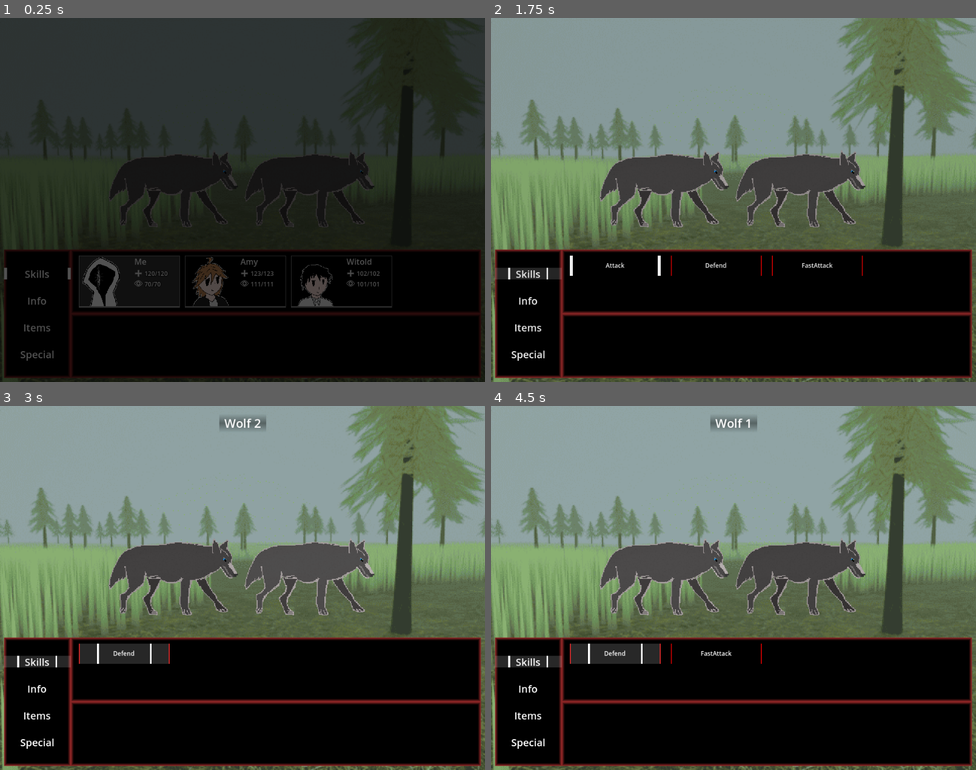
Above: before the commit, frames 1-4 (two rows, left to right).
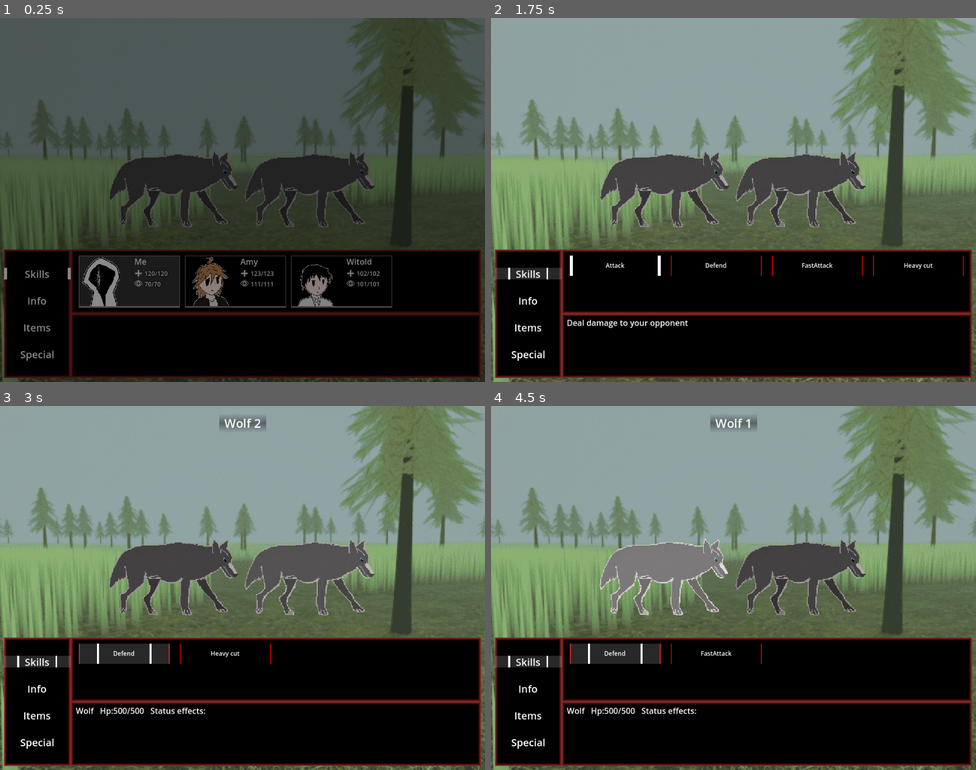
Above: after the commit, the same moments.

Repository: Herosege/PureKillRot
Game: Godot game, scene res://Scenes/fight_scene.tscn
The game is run twice, just before and just after one commit, with the same random seed, the same clock (stepped at 60 frames per second) and the same inputs. This scene is started directly instead of the project's main scene.
Inputs:
- Up to frame 1 (0.25 s): no input
- Up to frame 2 (1.75 s): hold Right (move_right) 0.53-1.28 s; tap Z (accept) at 0.6, 1.55 s; tap Enter at 1.25 s; hold X (back) from 1.28 s (still down); tap Shift (Sprint) at 1.35 s
- Up to frame 3 (3 s): tap Z (accept) at 2, 2.1, 2.75, 2.85 s; release X (back) at 2.03 s; hold Right (move_right) 2.03-2.78 s; hold Up (move_up) from 2.78 s (still down)
- Up to frame 4 (4.5 s): release Up (move_up) at 3.53 s; hold Shift (Sprint) 3.53-4.28 s; hold Left (move_left) from 3.53 s (still down); tap Z (accept) at 3.8, 4.25, 4.35 s

The runs differ from the first frame. In frame 1, 51% of the frame differs, in the area x 0-100%, y 0-100%; in frame 2, 0.3%; in frame 3, 0.3%; in frame 4, 3.3%.

Commit message:
Remade how ActionBuffer and similar things works in code and you can apply status effects with skills now

Diff:
--- /dev/null
+++ b/Resources/Customs/Templates/ActiveStatus.gd
@@ -0,0 +1,14 @@
+extends Resource
+class_name ActiveStatus
+
+var CStatus : int
+var Duration : int
+var Stacks : int
+
+func _init(a,b,c):
+	CStatus = a
+	Duration = b
+	Stacks = c
+
+func GetStatusStats():
+	return StatusDB.GetStatusEff(CStatus)
--- a/Resources/Customs/Templates/creature_base.gd
+++ b/Resources/Customs/Templates/creature_base.gd
@@ -1,5 +1,7 @@
 extends Resource
 class_name CreatureBase
+
+var ID : int = -1
 
 var Dead = false
 
@@ -17,22 +19,30 @@
 	set(val):
 		MentalHealth = clamp(val,0,MaxMentalHealth)
 
-var StatusEffects : Array = []
+var StatusEffects = []
 
 var Skills = []
 
 func AddEffect(EffectId:int,Duration:int,Stacks:int)->void:
-	var FindEff = StatusEffects.find(EffectId)
+	var FindEff = -1
+	for i in StatusEffects.size():
+		if StatusEffects[i].ID == EffectId:
+			FindEff = i
 
 	if FindEff>=0:
 		if StatusEffects[FindEff].Duration < Duration:
 			StatusEffects[FindEff].Duration = Duration
 		StatusEffects[FindEff].Stacks += Stacks
 		return
-	StatusEffects.append(EffectId)
+
+	var NActivStatus = StatusDB.GetStatusEffNew(EffectId)
+	StatusEffects.append(NActivStatus)
 
 func RemoveEffect(EffectId:int)->void:
-	var FindEff = StatusEffects.find(EffectId)
+	var FindEff = -1
+	for i in StatusEffects.size():
+		if StatusEffects[i].ID == EffectId:
+			FindEff = i
 	if FindEff>=0:
 		StatusEffects.remove_at(FindEff)
 
--- a/Resources/Customs/Templates/skill.gd
+++ b/Resources/Customs/Templates/skill.gd
@@ -1,5 +1,7 @@
 extends Resource
 class_name Skill
+
+var ID : int = -1
 
 var Name : String
 var Description : String
--- a/Resources/Customs/Templates/status.gd
+++ b/Resources/Customs/Templates/status.gd
@@ -1,19 +1,21 @@
 extends Resource
 class_name StatusEff
 
+var ID : int = -1
 var Name : String
 
-var Icon : CompressedTexture2D
+var Icon : String
 var Effect
 
 #in turns
 var Duration : int
-var Stacks : int
+var Stacks : int = 1
 
 func ActivateEffect(creature):
 	Effect.call(creature)
 
-func _init(a,b,c):
+func _init(a,b,c,d):
 	Name = a
 	Icon = b
-	Effect = c
+	Duration = c
+	Effect = d
--- a/Script/GlobalClasses/CharacterDatabase.gd
+++ b/Script/GlobalClasses/CharacterDatabase.gd
@@ -1,6 +1,11 @@
 extends Node
 
 @onready var ArrayChar = [Char_Me,Char_Amy,Char_Witold]
+
+func _ready():
+	for i in ArrayChar:
+		i.ID = ArrayChar.find(i)
+	pass
 
 func GetChar(ID:int)->Character:
 	return ArrayChar[ID]
@@ -34,7 +39,7 @@
 	load(IconsF + "Me.png"),
 	120.0,70.0,
 	10.0,10.0,
-	1.0,[0,1,2]
+	1.0,[0,1,2,3]
 	)
 
 var Char_Amy = Character.new(
@@ -42,7 +47,7 @@
 	load(IconsF + "Amy.png"),
 	123.0,111.0,
 	10.0,10.0,
-	1.0,[1]
+	1.0,[1,3]
 )
 
 var Char_Witold = Character.new(
--- a/Script/GlobalClasses/EnemyDatabase.gd
+++ b/Script/GlobalClasses/EnemyDatabase.gd
@@ -1,6 +1,11 @@
 extends Node
 
 @onready var EnemyArr = [Wolf]
+
+func _ready():
+	for i in EnemyArr:
+		i.ID = EnemyArr.find(i)
+	pass
 
 func GetEnemy(ID:int)->Enemy:
 	return EnemyArr[ID]
--- a/Script/GlobalClasses/Globals.gd
+++ b/Script/GlobalClasses/Globals.gd
@@ -13,6 +13,7 @@
 var LettersAtTime = 0.0
 
 var CurText = ""
+
 
 func ScrollText(Text,delta)->String:
 	var ValToRet = ""
@@ -33,4 +34,5 @@
 			TextIndex += LettersAtTime
 			if TextIndex >= CurText.length():
 				CurText = ""
+
 	return ValToRet
--- a/Script/GlobalClasses/SkillDatabase.gd
+++ b/Script/GlobalClasses/SkillDatabase.gd
@@ -1,6 +1,11 @@
 extends Node
 
-@onready var ArraySkills = [Skill_Attack,Skill_Defend,Skill_FastAttack]
+@onready var ArraySkills = [Skill_Attack,Skill_Defend,Skill_FastAttack,Skill_HeavyCut]
+
+func _ready():
+	for i in ArraySkills:
+		i.ID = ArraySkills.find(i)
+	pass
 
 func GetSkill(ID:int)->Skill:
 	return ArraySkills[ID] if ID < ArraySkills.size() else Err
@@ -54,7 +59,7 @@
 )
 var Skill_FastAttack = Skill.new(
 	"FastAttack",
-	"Induces bleeding",
+	"A fast attack",
 	load("res://Assets/Textures/Environment/bush2.png"),
 	[load("res://Assets/Textures/Sprites_normal/Characters/walk2_d.png")],
 	func(Caster,Reciever):
@@ -64,3 +69,16 @@
 		Reciever.TakeDamage(Damage)
 		return [[Enums.TSkill.Damage],[Damage]]
 )
+var Skill_HeavyCut = Skill.new(
+	"Heavy cut",
+	"Induces bleeding",
+	load("res://Assets/Textures/Environment/bush2.png"),
+	[load("res://Assets/Textures/Sprites_normal/Characters/walk2_d.png")],
+	func(Caster,Reciever):
+		var BDamage := 20.0
+		var DamageScaling = 1.0
+		var Damage = BDamage * (1 + (DamageScaling * BASE_SCALING * Caster.PhysicalStrength)) * (1 - (BASE_SCALING * Reciever.Defence))
+		Reciever.TakeDamage(Damage)
+		Reciever.AddEffect(Enums.Status.Bleeding,5,1)
+		return [[Enums.TSkill.Damage],[Damage]]
+)
--- a/Script/GlobalClasses/StatusDatabase.gd
+++ b/Script/GlobalClasses/StatusDatabase.gd
@@ -1,27 +1,46 @@
 extends Node
 
-@onready var ArrayStatus = []
+@onready var ArrayStatus = [Bleeding,Tired]
+
+func _ready():
+	for i in ArrayStatus:
+		i.ID = ArrayStatus.find(i)
+	pass
 
 func GetStatusEff(ID:int)->StatusEff:
 	return ArrayStatus[ID] if ID < ArrayStatus.size() else Err
 
+func GetStatusEffNew(ID:int)->StatusEff:
+	var Base = ArrayStatus[ID]
+	var Abba = StatusEff.new(
+		Base.Name,
+		Base.Icon,
+		Base.Duration,
+		Base.Effect
+		)
+	Abba.ID = Base.ID
+	return Abba
+
 var Err = StatusEff.new(
 	"wormy",
-	load("res://Assets/Textures/Environment/bush2.png"),
+	"res://Assets/Textures/Environment/bush2.png",
+	5,
 	func (creature):
 		pass
 )
 
 var Bleeding = StatusEff.new(
 	"bleeding",
-	load("res://Assets/Textures/Environment/bush2.png"),
+	"res://Assets/Textures/UIIcons/Statuses/Bleed.png",
+	5,
 	func (creature):
-		pass
+		creature.TakeDamage(50.0)
 )
 
 var Tired = StatusEff.new(
 	"tired",
-	load("res://Assets/Textures/Environment/bush2.png"),
+	"res://Assets/Textures/Environment/bush2.png",
+	5,
 	func (creature):
 		pass
 )
--- a/Script/GlobalClasses/enums.gd
+++ b/Script/GlobalClasses/enums.gd
@@ -1,3 +1,4 @@
 extends Node
 
 enum TSkill{Damage,ApplyStatus}
+enum Status{Bleeding,Tired}
--- a/Script/fight_scene.gd
+++ b/Script/fight_scene.gd
@@ -43,6 +43,7 @@
 
 var FightParty = []
 var CharacterTurn : int = -1
+var CharaTurnInOrder : int = 0
 var YourTurn = true
 
 #SelectAction
@@ -64,9 +65,10 @@
 var BattleText = ""
 var BattleEnemies = []
 
-#ActionBuffer - [ID,type,target] - type (who to attack)  0:character 1:enemy
+#ActionBuffer - [ID,type,target,Attacker] - type (who to attack)  0:character 1:enemy
 enum IsAttacked {character,enemy}
 var ActionBuffer : Array
+var EnActionBuffer : Array
 
 #DownTextbox
 enum TBM {std_text,char_info}
@@ -81,14 +83,16 @@
 	$Overlay.visible = true
 
 func _ready():
-	#Engine.time_scale = 2.0
+	Engine.time_scale = 2.0
 	for i in PartyInfo.MainParty.size():
 		if PartyInfo.MainParty[i].Dead == false:
-			FightParty.append(PartyInfo.MainParty.find(PartyInfo.MainParty[i]))
+			FightParty.append(PartyInfo.MainParty[i])
 			if CharacterTurn == -1:
 				CharacterTurn = i
 	for i in PartyInfo.MainParty.size():
 		ActionBuffer.append(-1)
+	for i in BattleEnemies.size():
+		EnActionBuffer.append(-1)
 	#don't touch this or everything breaks :)
 	await get_tree().create_timer(0.05).timeout
 	#
@@ -164,9 +168,10 @@
 			AnimateCursor(true,MenuLayer)
 		if MenuTypes[SelIndexAction].size() == MenuLayer:
 			if !(SelIndexAction == SELECT_PROFILE):
-				ActionBuffer[CharacterTurn] = [TempItemList[SelIndexItem],1,SelIndexEnemy]
+				ActionBuffer[CharaTurnInOrder] = [TempItemList[SelIndexItem],1,SelIndexEnemy,CharacterTurn]
 
 				CharacterTurn += 1
+				CharaTurnInOrder += 1
 				while PartyInfo.MainParty[min(CharacterTurn,PartyInfo.MainParty.size()-1)].Dead == true and !PartyInfo.MainParty.size() <= CharacterTurn:
 					CharacterTurn += 1
 				ResetMenu()
@@ -190,20 +195,22 @@
 			if GoBackAmnt == 0 and PartyInfo.MainParty[GoBackAmnt].Dead == true:
 				return
 			CharacterTurn = GoBackAmnt
+			CharaTurnInOrder -= 1
 			#print("Pre:   ",ActionBuffer)
-			ActionBuffer.set(CharacterTurn,-1)
+			ActionBuffer.set(CharaTurnInOrder,-1)
 			#print("Post:   ",ActionBuffer)
 			UpdateProfiles()
 		if MenuLayer > 0 and Cursor.size() > MenuLayer-1:
 			AnimateCursor(false,MenuLayer-1)
-
 		ResetMenuLayer(MenuLayer)
 
 		MenuLayer -= 1
+
 		if MenuLayer == 0 and !CharProfs.visible:
 			CharProfs.visible = true
 	UpdateUi(MenuLayer)
 	MenuLayer = clamp(MenuLayer,0,MenuTypes[SelIndexAction].size())
+	SetDPMessage()
 
 func UpdateUi(Layer:int)->void:
 	if Layer == 0:
@@ -275,6 +282,9 @@
 		SelIndexItem += NUM_COLUMNS_ITEMS * UiDir.y
 		SelIndexItem = clamp(SelIndexItem,0,TempItemList.size()-1)
 	UpdateItems()
+
+	SetDPMessage()
+
 	await get_tree().process_frame
 	UpdateUi(MenuLayer)
 	await get_tree().process_frame
@@ -368,7 +378,7 @@
 func CommitActions():
 	HaltAction = true
 	GenEnemyActions()
-
+	ActionBuffer.append_array(EnActionBuffer)
 	for i in ActionBuffer.size():
 		if i >= ActionBuffer.size():
 			break
@@ -378,17 +388,17 @@
 			var SkillT = ActionBuffer[i]
 			var CharaType = SkillT[1]
 
-			var AttackerArray = BattleEnemies if CharaType == IsAttacked.character else PartyInfo.MainParty
-			var TargetArray = BattleEnemies if CharaType == IsAttacked.enemy else PartyInfo.MainParty
-
-			var AttackerIndex = i if CharaType == IsAttacked.enemy else i-PartyInfo.MainParty.size()
+			var AttackerArray = BattleEnemies if CharaType == IsAttacked.character else FightParty
+			var TargetArray = BattleEnemies if CharaType == IsAttacked.enemy else FightParty
+
+			var AttackerIndex = i if CharaType == IsAttacked.enemy else SkillT[3]
 			var TargetType = SkillT[2] if SkillT[2] <= TargetArray.size()-1 else 0
 
 			var AttackerType = AttackerArray[AttackerIndex]
 			var EnemyType = TargetArray[TargetType]
 
 			var Dupes = CheckDupes(AttackerArray)
-			var AttackerName = AttackerType.Name if !Dupes else str(AttackerType.Name) + " " + str(Dupes)
+			var AttackerName = AttackerType.Name if !Dupes else str(AttackerType.Name) + " " + str(Dupes+AttackerIndex)
 
 			Dupes = CheckDupes(TargetArray)
 			var AttackedName = EnemyType.Name if !Dupes else str(EnemyType.Name) + " " + str(Dupes+TargetType)
@@ -398,11 +408,17 @@
 
 			var EnemNode
 
+			if SkillT[1] == IsAttacked.character:
+				if EnemyType.Dead == true:
+					var RandTarget = randi()%FightParty.size()
+					TargetType = RandTarget
+					EnemyType = FightParty[RandTarget]
+
 			if ActionBuffer[i][1] == 1:
 				EnemNode = EnemyList.get_child(TargetType)
-				CharProfs.get_child(AttackerIndex).PlayFlashAnim()
+				CharProfs.get_child(SkillT[3]).PlayFlashAnim()
 			else:
-				EnemNode = CharProfs.get_child(TargetType).get_node("StatsPicture/TextureRect")
+				EnemNode = CharProfs.get_child(PartyInfo.MainParty.find(FightParty[TargetType])).get_node("StatsPicture/TextureRect")
 				EnemyList.get_child(AttackerIndex).PlayFlashAnim()
 
 			SignalBus.emit_signal("AnnounceAction",AttackerName + " attacks " + AttackedName)
@@ -411,6 +427,7 @@
 			AttackTextureAnim(Sprts,STimes,EnemNode.global_position+EnemNode.size/2)
 
 			await SkillUseTimer.timeout
+
 			SkillUse(SkillT,TargetArray,TargetType,EnemyType,AttackerType,AttackedName)
 			DamagedFlashAnim(EnemNode)
 
@@ -424,34 +441,31 @@
 			await SkillUseTimer.timeout
 	ResetMenu()
 	if FightParty:
-		CharacterTurn = FightParty[0]
+		for i in PartyInfo.MainParty.size():
+			if not PartyInfo.MainParty[i].Dead:
+				CharacterTurn = i
+				break
+	CharaTurnInOrder = 0
 	UpdateProfiles()
-	ActionBuffer.resize(PartyInfo.MainParty.size())
-	for i in ActionBuffer.size():
-		ActionBuffer[i] = -1
+	ActionBuffer.resize(0)
+	for i in FightParty.size():
+		ActionBuffer.append(-1)
 	HaltAction = false if !AwaitInptToEnd else true
 
 func GenEnemyActions():
-	FightParty.resize(0)
-	for i in PartyInfo.MainParty.size():
-		if PartyInfo.MainParty[i].Dead == false:
-			FightParty.append(PartyInfo.MainParty.find(PartyInfo.MainParty[i]))
 	for i in BattleEnemies.size():
 		var TempBuf = BattleEnemies[i].RSkill(Turn,FightParty.size())
-		TempBuf[2] = FightParty[TempBuf[2]]
-		ActionBuffer.append(TempBuf)
+		TempBuf.append(i)
+		EnActionBuffer.append(TempBuf)
 
 func SkillUse(SkillT,TargetArray,TargetType,EnemyType,AttackerType,AttackedName):
-	var Effect = SkillDB.GetSkill(SkillT[0]).Effect
+	#var Effect = SkillDB.GetSkill(SkillT[0]).Effect
 	#var Vals = SkillDB.GetSkill(SkillT[0]).Values
 
 	#match Effect:
 		#Enums.TSkill.Damage:
 	CheckEndFight()
-	if SkillT[1] == IsAttacked.character:
-		if EnemyType.Dead == true:
-			TargetType = FightParty[randi()%FightParty.size()]
-			EnemyType = TargetArray[TargetType]
+
 	#Vals[0] - enums, value type   Vals[1] - values corresponding to the type
 	var Vals = SkillDB.GetSkill(SkillT[0]).UseSkill(AttackerType,EnemyType)
 	for i in Vals[0].size():
@@ -518,12 +532,13 @@
 func CharacterDie(Index,Type):
 	match Type:
 		IsAttacked.character:
-			FightParty.remove_at(FightParty.find(Index))
-			PartyInfo.MainParty[Index].Dead = true
+			var Target = FightParty[Index]
+			FightParty[Index].Dead = true
+			FightParty.remove_at(Index)
 			CharProfs.get_child(Index).SetDead(true)
 		IsAttacked.enemy:
-			if ActionBuffer.size() >= PartyInfo.MainParty.size() + BattleEnemies.size():
-				ActionBuffer.remove_at(PartyInfo.MainParty.size()+Index)
+			if ActionBuffer.size() >= FightParty.size() + BattleEnemies.size():
+				ActionBuffer.remove_at(FightParty.size()+Index)
 			BattleEnemies.remove_at(Index)
 			EnemyList.get_child(Index).queue_free()
 			SelIndexEnemy = 0
@@ -547,11 +562,27 @@
 
 ### DOWN PANEL HANDLE ---------------------------------------------------------------------------------------
 
+func SetDPMessage():
+	if MenuLayer == 0:
+		DPMessage.text = ""
+		return
+	var Layer = MenuTypes[SelIndexAction][MenuLayer-1]
+	match Layer:
+		SELECT_ITEM:
+			DPMessage.text = SkillDB.GetSkill(TempItemList[SelIndexItem]).Description
+		SELECT_CHARACTER:
+			var Typeofenemy = BattleEnemies[SelIndexEnemy]
+			var Statuses = ""
+			for i in Typeofenemy.StatusEffects:
+				var Tex = "[img]{0}[/img]".format([i.Icon])
+				Statuses += "{0}:{1}x{2}  tl: {2} ".format([Tex,i.Duration,i.Stacks])
+			DPMessage.text = "{0}   Hp:{1}/{2}   Status effects: {3}".format([Typeofenemy.Name,Typeofenemy.PhysicalHealth,Typeofenemy.MaxPhysicalHealth,Statuses])
 
 ### TEXTBOX ------------------------------------------------------------------------------------------------------
 
 var NewTextSwitch = true
 var PrevTTS = ""
+
 
 func TextBoxHandle(delta):
 	if !PrevTTS.is_empty() and TextToSet != PrevTTS:
@@ -560,6 +591,7 @@
 	if NewTextSwitch:
 		DPMessage.text = ""
 		NewTextSwitch = false
+		Globals.CurText = ""
 		Globals.TextTime = 0.0
 		Globals.TextIndex = 0
 		Globals.CharTime = Globals.TEXTSCROLLTIME
--- a/project.godot
+++ b/project.godot
@@ -28,6 +28,7 @@
 Inventory="*res://Script/GlobalClasses/Inventory.gd"
 EventHandler="*res://Script/GlobalClasses/EventHandler.gd"
 EnemyDB="*res://Script/GlobalClasses/EnemyDatabase.gd"
+StatusDB="*res://Script/GlobalClasses/StatusDatabase.gd"
 
 [debug]
 
Binary file added: Assets/Textures/UIIcons/Statuses/Bleed.png
Not shown, added: Assets/Textures/UIIcons/Statuses/Bleed.png.import
Not shown, added: Resources/Customs/Templates/ActiveStatus.gd.uid
